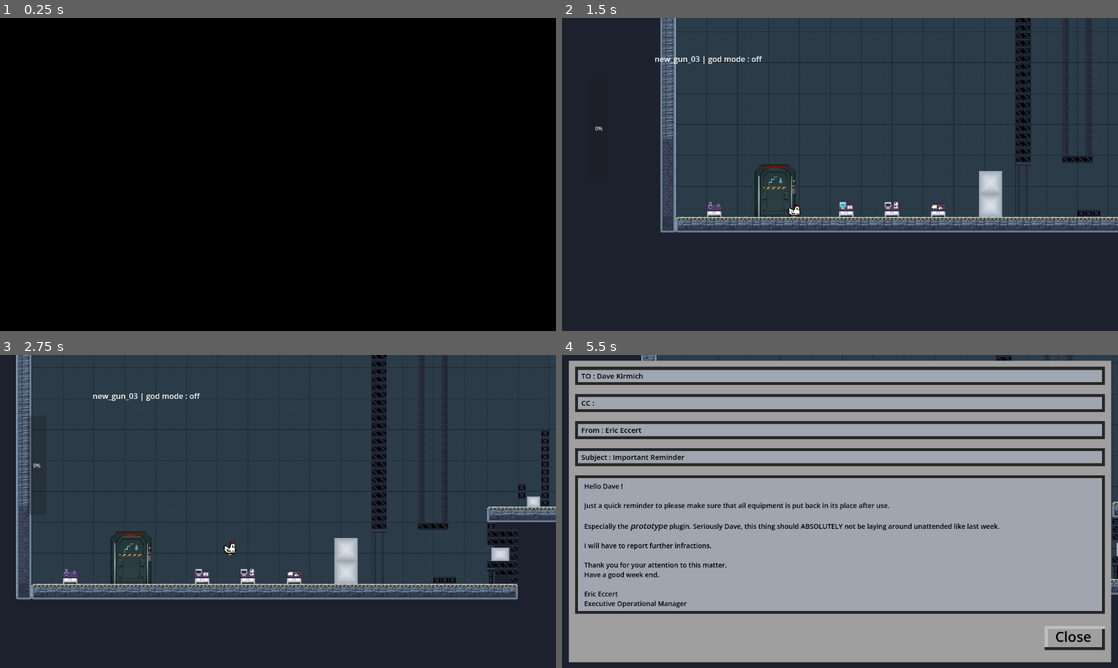
Above: before the commit, frames 1-4 (two rows, left to right).
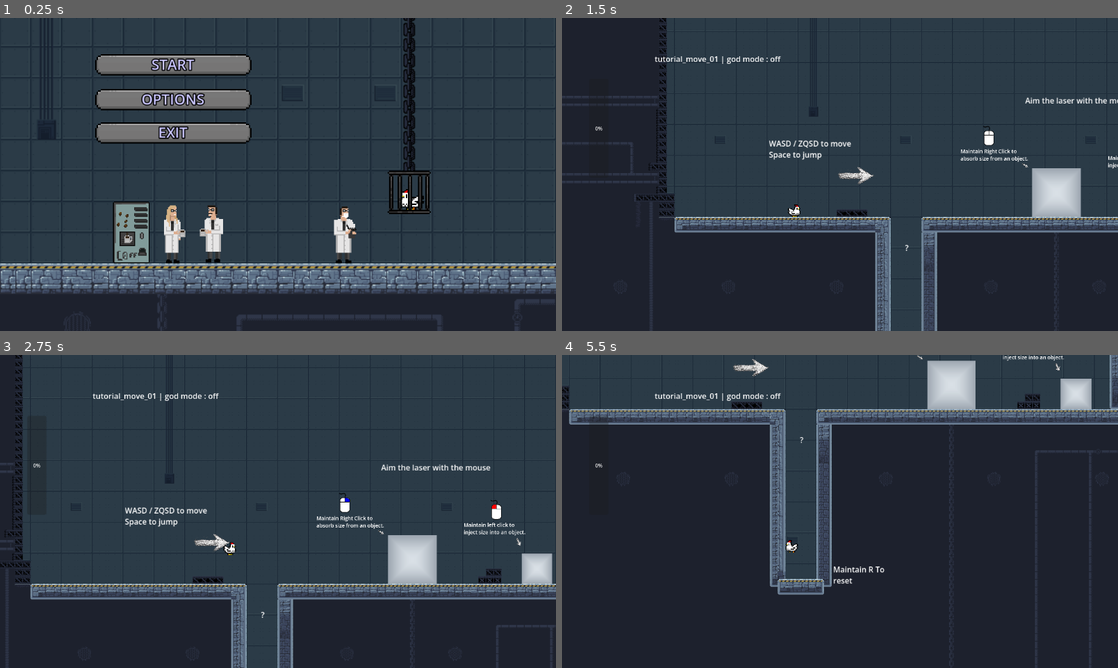
Above: after the commit, the same moments.

Repository: mgi-dev/size-them-up
Game: Godot game, scene res://scenes/levels/tutorial/intro_00.tscn
The game is run twice, just before and just after one commit, with the same random seed, the same clock (stepped at 60 frames per second) and the same inputs. Before the commit the project starts from res://scenes/levels/tutorial/new_gun_03.tscn. Sound files missing from this copy of the repository are replaced by a short silence.
Inputs (mouse positions are in pixels of both pictures, inside the frame that each line leads up to):
- Up to frame 1 (0.25 s): no input
- Up to frame 2 (1.5 s): click (734, 64) at 0.52 s; tap Enter at 1.25 s; move the mouse to (962, 158) at 1.27 s; hold D (player_move_right) from 1.28 s (still down); hold E (interact) from 1.28 s (still down)
- Up to frame 3 (2.75 s): tap Space (player_jump) at 1.52, 2.27 s; tap Enter at 2 s; move the mouse to (166, 527) at 2.02 s; release D (player_move_right) at 2.03 s; release E (interact) at 2.03 s; hold S (player_down) from 2.03 s (still down); tap Tab (change_resize_mode) at 2.1 s; tap E (interact) at 2.3 s
- Up to frame 4 (5.5 s): tap Enter every 0.75 s from 2.75 to 5 s; move the mouse to (895, 442) at 2.77 s; release S (player_down) at 2.78 s; hold E (interact) 2.78-3.53 s; hold D (player_move_right) 2.78-4.28 s; click (895, 442) at 2.85 s; move the mouse to (812, 574) at 3.52 s; tap E (interact) at 3.6, 4.55, 5.3 s; tap Space (player_jump) at 3.77, 4.52, 5.27 s; move the mouse to (1006, 558) at 4.27 s; hold W (player_climb) 4.28-5.03 s; hold A (player_move_left) from 4.28 s (still down); move the mouse to (673, 464) at 5.02 s; right-click (673, 464) at 5.1 s

The runs differ from the first frame. In frame 1, 98% of the frame differs, in the area x 0-100%, y 0-100%; in frame 2, 11%; in frame 3, 14%; in frame 4, 89%.

Commit message:
mod introduction in level 03

Diff:
--- a/autoloads/signal_bus.gd
+++ b/autoloads/signal_bus.gd
@@ -2,6 +2,8 @@
 
 signal resize_mode_selected(resize_mode: Enums.RESIZE_MODE)
 signal multi_resize_mode_changed(enabled: bool)
+signal multi_resize_mode_first_enabled()
+
 
 signal reset_scene_start()
 signal reset_scene_cancel()
--- a/project.godot
+++ b/project.godot
@@ -11,7 +11,7 @@
 [application]
 
 config/name="size-them-up"
-run/main_scene="uid://brmabo8f2wkb4"
+run/main_scene="uid://djxr7mvevjyl6"
 config/features=PackedStringArray("4.6", "Forward Plus")
 config/icon="res://icon.svg"
 
--- a/scenes/levels/tutorial/new_gun_03.tscn
+++ b/scenes/levels/tutorial/new_gun_03.tscn
@@ -127,11 +127,49 @@
 [node name="Email" parent="Camera" parent_id_path=PackedInt32Array(1438112420) index="1" unique_id=1835343870 instance=ExtResource("11_nwut6")]
 visible = false
 display = false
-recipient = "Dave Kirmich"
+recipient = "@PluginTeam"
 sender = "Eric Eccert"
-subject = "Important Reminder"
+subject = "Following Thuesday incident"
 
 [node name="RichTextLabel2" type="RichTextLabel" parent="Camera/Email" index="7" unique_id=167986497]
+offset_left = -530.0
+offset_top = -62.0
+offset_right = 534.0
+offset_bottom = 204.0
+mouse_filter = 2
+theme_override_colors/default_color = Color(0, 0, 0, 1)
+theme_override_font_sizes/normal_font_size = 14
+bbcode_enabled = true
+text = "Hello everyone,
+
+Following Thuesday incident and retex, here's a quick reminder on how the [i]prototype[/i] plugin is working.
+
+There is currently three mods:
+
+[img width=64 height=64]res://assets/images/gun_selector/horizontal_selector_partial.png[/img] --> Resize only horizontally.
+
+[img width=64 height=64]res://assets/images/gun_selector/vertical_selector_partial.png[/img] --> Resize only vertically.
+
+ [img width=64 height=64]res://assets/images/gun_selector/full_selector_partial.png[/img] --> Resize [b]BOTH[/b] vertically and horizontally.
+
+
+You have to press the tab key to go from one mod to another.
+
+Now we all have the same level of information so I expect you to act with precautions from now on.
+
+Thank you for your time.
+
+Eric Eccert
+Executive Operational Team Manager
+
+Ps: Any new incident will result in a two days course about rules and safety.
+Ps2: This formation will be on site only.
+Ps3: Amy should return from the hospital on Monday. Maybe we could her a cake or something ?
+
+"
+
+[node name="RichTextLabelbak" type="RichTextLabel" parent="Camera/Email" index="8" unique_id=10449299]
+visible = false
 offset_left = -530.0
 offset_top = -62.0
 offset_right = 425.0
@@ -152,7 +190,8 @@
 Have a good week end.
 
 Eric Eccert
-Executive Operational Manager"
+Executive Operational Manager
+to another."
 scroll_active = false
 
 [node name="Player" parent="." index="1" unique_id=217472232]
--- a/scenes/levels/tutorial/raw_plugin_gun.gd
+++ b/scenes/levels/tutorial/raw_plugin_gun.gd
@@ -12,5 +12,6 @@
 
 func on_interact():
 	SignalBus.multi_resize_mode_changed.emit(true)
+	SignalBus.multi_resize_mode_first_enabled.emit()
 	SignalBus.important_item_collected.emit()
 	queue_free()
--- a/scenes/ui/weapon_selection_info/weapon_selection_info.gd
+++ b/scenes/ui/weapon_selection_info/weapon_selection_info.gd
@@ -18,8 +18,8 @@
 func _ready():
 	set_weapon_selector_texture(GameState.current_resize_mode)
 	SignalBus.resize_mode_selected.connect(set_weapon_selector_texture)
-	SignalBus.multi_resize_mode_changed.connect(func(_enabled):set_weapon_selector_texture(GameState.current_resize_mode))
-
+	SignalBus.multi_resize_mode_changed.connect(func(_enabled): set_weapon_selector_texture(GameState.current_resize_mode))
+	SignalBus.multi_resize_mode_first_enabled.connect(func(): weapon_selector_first_enable())
 
 func set_weapon_selector_texture(resize_mode: Enums.RESIZE_MODE):
 	if GameState.multi_resize_mode_enabled:
@@ -27,6 +27,24 @@
 	else:
 		texture = null
 
+
+func weapon_selector_first_enable():
+	var initial_position = position
+	var initial_scale = scale
+	var animation_duration = 1.5
+
+	scale = Vector2(1.1, 1.1)
+	position = to_local(Vector2(get_viewport().size.x / 1.5 - texture.get_size().x / 2 , get_viewport().size.y / 2 + texture.get_size().y / 2))
+
+	await get_tree().create_timer(0.5).timeout
+
+	var position_tween = create_tween()
+	var scale_tween = create_tween()
+
+	position_tween.tween_property(self, "position", initial_position, animation_duration)
+	scale_tween.tween_property(self, "scale", initial_scale, animation_duration)
+
+
 # Called every frame. 'delta' is the elapsed time since the previous frame.
 func _process(delta):
 	pass
Binary file added: assets/images/gun_selector/full_selector_partial.png
Not shown, added: assets/images/gun_selector/full_selector_partial.png.import
Binary file added: assets/images/gun_selector/horizontal_selector_partial.png
Not shown, added: assets/images/gun_selector/horizontal_selector_partial.png.import
Binary file added: assets/images/gun_selector/vertical_selector_partial.png
Not shown, added: assets/images/gun_selector/vertical_selector_partial.png.import
